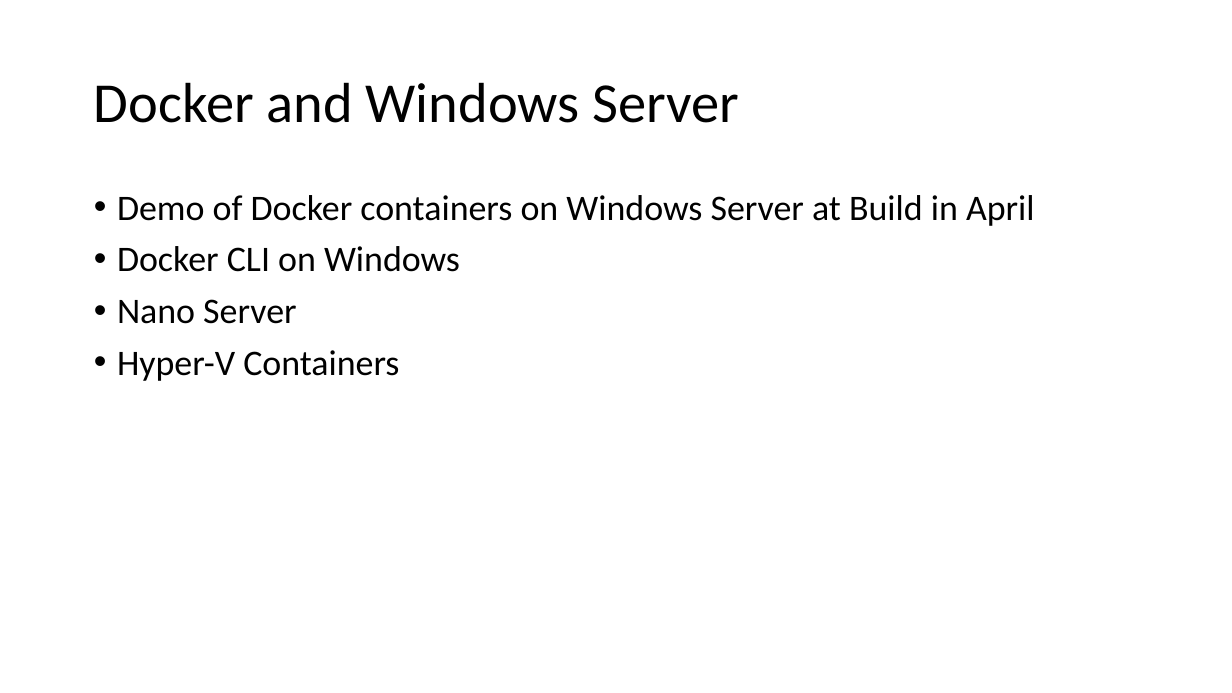
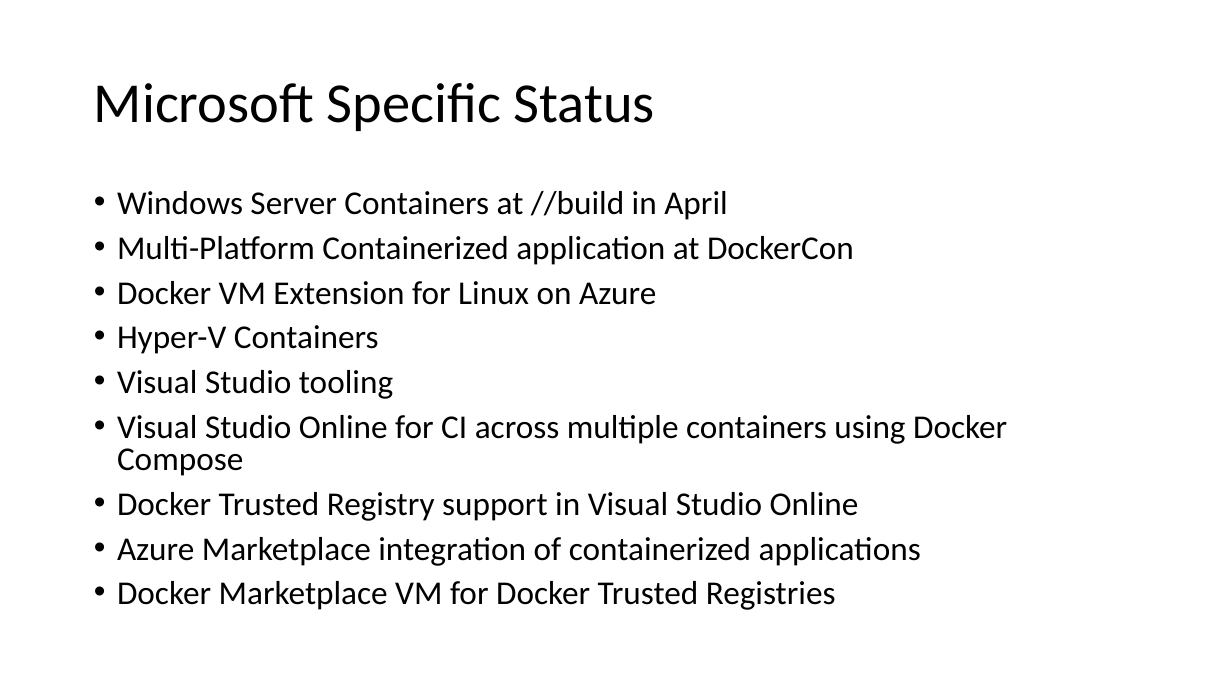
Before and after one commit to tvsnarayana/AzureDevTestDeploy, a slide deck: slide 8 of docs/tutorial.pptx. Drawn at 1232x693 pixels with LibreOffice and Linux fonts; fonts in the diff are those of the drawing. Boxes give left, top, right and bottom in pixels: in the first picture for what was removed or moved away, otherwise in the second. Text is boxed around its words. In the diff, an @@ line names an element or a change of style, - is before the commit and + after.

Commit message:
update Microsoft specific support items

```diff
--- a/docs/tutorial.pptx
+++ b/docs/tutorial.pptx
@@ title at (94,83,655,131): text changed @@
-Docker and Windows Server
+Microsoft Specific Status
@@ text at (117,191,854,305): text changed; size 28 to 25.9 pt @@
-• Demo of Docker containers on Windows Server at Build in April
-• Docker CLI on Windows
-• Nano Server
+• Windows Server Containers at //build in April
+• Multi-Platform Containerized application at DockerCon
+• Docker VM Extension for Linux on Azure
@@ text at (117,325,379,354): size 28 to 25.9 pt in "Hyper-V Containers"; line spacing 0.9 to 0.8 @@
@@ text at (117,370,1007,610): paragraphs added @@
+• Visual Studio tooling
+• Visual Studio Online for CI across multiple containers using Docker Compose
+• Docker Trusted Registry support in Visual Studio Online
+• Azure Marketplace integration of containerized applications
+• Docker Marketplace VM for Docker Trusted Registries
```
Also in this commit, not shown: 2 other slides changed.
